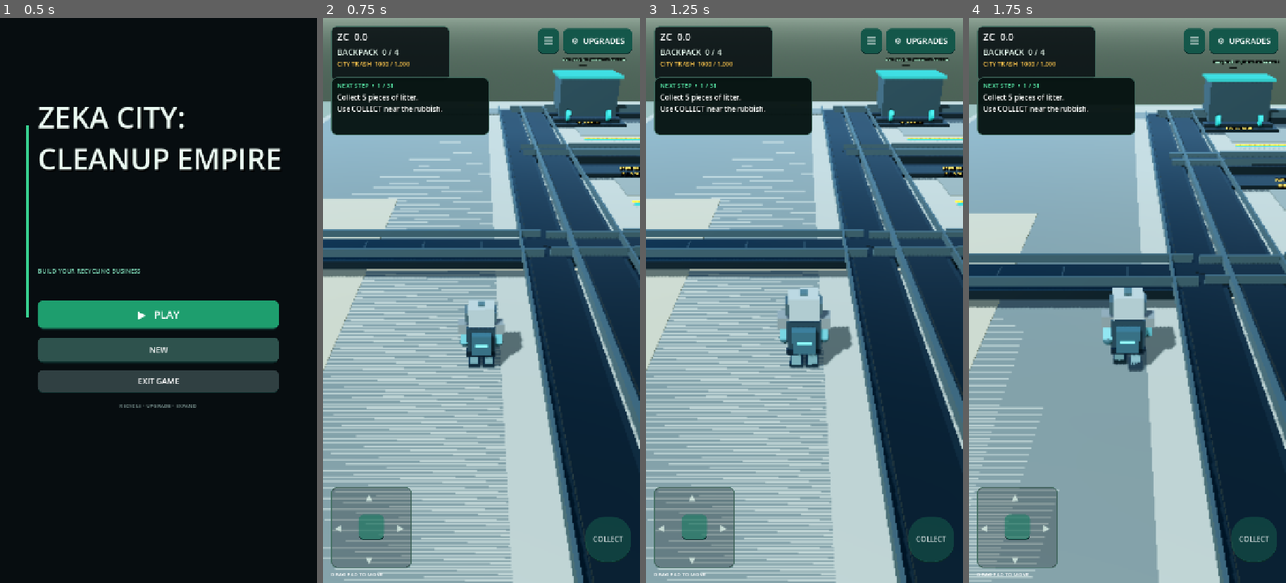
Above: before the commit, frames 1-4 (left to right).
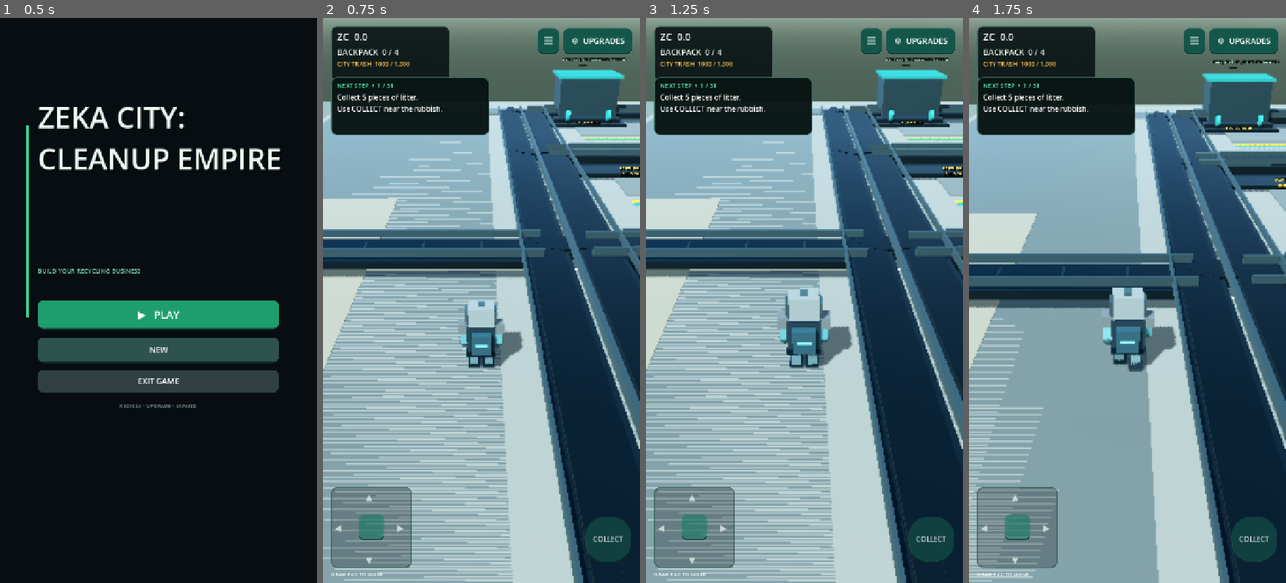
Above: after the commit, the same moments.

Repository: zekainstabot/trash-empire
Game: Godot game, scene res://Scenes/Main.tscn
Two runs of this game, one before a commit and one after it. Both use one fixed random seed, a clock stepped at 60 frames per second and the inputs below.
Inputs (mouse positions are in pixels of both pictures, inside the frame that each line leads up to):
- Up to frame 1 (0.5 s): no input
- Up to frame 2 (0.75 s): click "▶ PLAY" at 0.5 s
- Up to frame 3 (1.25 s): no input
- Up to frame 4 (1.75 s): move the mouse to (1111, 413) at 1.27 s; hold W (move_forward) from 1.28 s (still down); click (1111, 413) at 1.42 s

Frame 1 is identical in both runs. In frame 2, 0.4% of the frame differs, in the area x 57-95%, y 15-46%; in frame 3, 0.4%; in frame 4, 0.6%, in the area x 58-100%, y 16-51%.

Commit message:
Replace sharp conveyor turns with smooth curved elbows

Diff:
--- a/Scripts/main.gd
+++ b/Scripts/main.gd
@@ -3856,20 +3856,28 @@
 		var feed_roller := _cylinder("FactoryFirstMachineFeedRoller", Vector3(145.2, 0.88, float(roller_z)), 0.045, 1.05, Color(0.12, 0.16, 0.17), false)
 		feed_roller.rotation_degrees.x = 90.0
 
-	# Rounded-looking elbow branches join the cross-feed belt to each first machine.
+	# Smooth quarter-circle elbows turn the shared longitudinal belt into each machine branch.
 	for row in range(5):
 		var feed_z := _factory_row_z(row)
-		# Short diagonal belt plates approximate a smooth 90-degree conveyor bend.
-		for bend_i in range(3):
-			var bend_t := float(bend_i + 1) / 4.0
-			var bend_x := 145.2 + bend_t * 2.8
-			var bend_z := feed_z - (1.0 - bend_t) * 0.45
-			var bend := _box("FactoryFirstMachineFeedBend%d_%d" % [row, bend_i], Vector3(bend_x, 0.91, bend_z), Vector3(1.15, 0.12, 1.25), belt_color, false)
-			bend.rotation_degrees.y = -35.0 + bend_t * 35.0
-		_box("FactoryFirstMachineFeedBranchFrame%d" % row, Vector3(147.35, 0.68, feed_z), Vector3(4.3, 0.30, 1.45), dark_steel, false)
-		_box("FactoryFirstMachineFeedBranchBelt%d" % row, Vector3(147.35, 0.89, feed_z), Vector3(4.15, 0.08, 1.18), belt_color, false)
+		var bend_radius := 1.4
+		var bend_center_x := 146.6
+		var bend_center_z := feed_z - bend_radius
+		for bend_i in range(8):
+			var angle_a := PI - (float(bend_i) / 8.0) * (PI * 0.5)
+			var angle_b := PI - (float(bend_i + 1) / 8.0) * (PI * 0.5)
+			var angle_mid := (angle_a + angle_b) * 0.5
+			var bend_x := bend_center_x + cos(angle_mid) * bend_radius
+			var bend_z := bend_center_z + sin(angle_mid) * bend_radius
+			var tangent_angle := angle_mid - PI * 0.5
+			var bend_length := bend_radius * (angle_a - angle_b) + 0.08
+			var bend_frame := _box("FactoryFirstMachineFeedBendFrame%d_%d" % [row, bend_i], Vector3(bend_x, 0.69, bend_z), Vector3(1.48, 0.28, bend_length), dark_steel, false)
+			bend_frame.rotation_degrees.y = rad_to_deg(tangent_angle)
+			var bend_belt := _box("FactoryFirstMachineFeedBendBelt%d_%d" % [row, bend_i], Vector3(bend_x, 0.90, bend_z), Vector3(1.22, 0.08, bend_length), belt_color, false)
+			bend_belt.rotation_degrees.y = rad_to_deg(tangent_angle)
+		_box("FactoryFirstMachineFeedBranchFrame%d" % row, Vector3(148.55, 0.68, feed_z), Vector3(3.9, 0.30, 1.45), dark_steel, false)
+		_box("FactoryFirstMachineFeedBranchBelt%d" % row, Vector3(148.55, 0.89, feed_z), Vector3(3.75, 0.08, 1.18), belt_color, false)
 		for branch_side in [feed_z - 0.68, feed_z + 0.68]:
-			_box("FactoryFirstMachineFeedBranchRail%d" % row, Vector3(147.35, 1.08, branch_side), Vector3(4.15, 0.28, 0.08), steel, false)
+			_box("FactoryFirstMachineFeedBranchRail%d" % row, Vector3(148.55, 1.08, branch_side), Vector3(3.75, 0.28, 0.08), steel, false)
 
 	mega_factory_machine_labels.clear()
 	for row in range(5):
